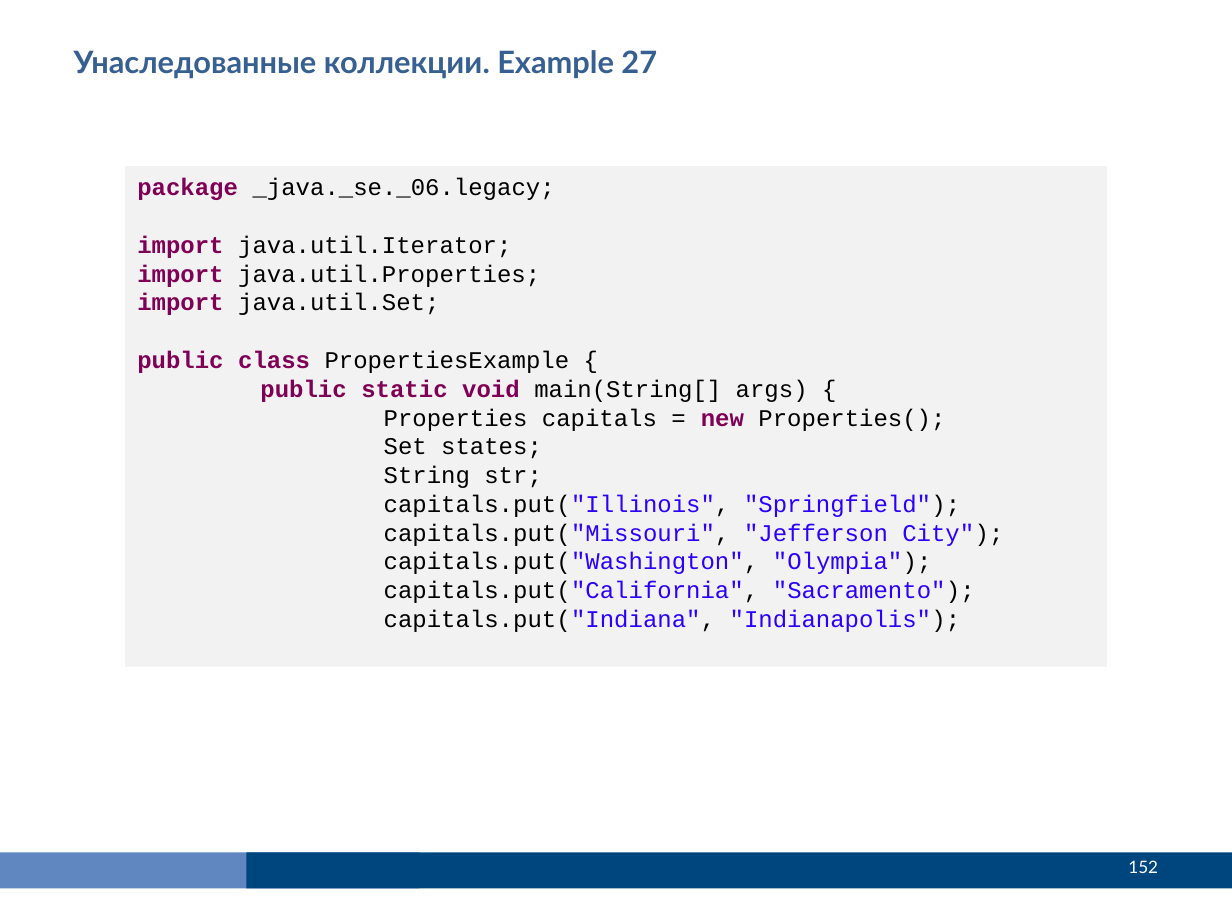
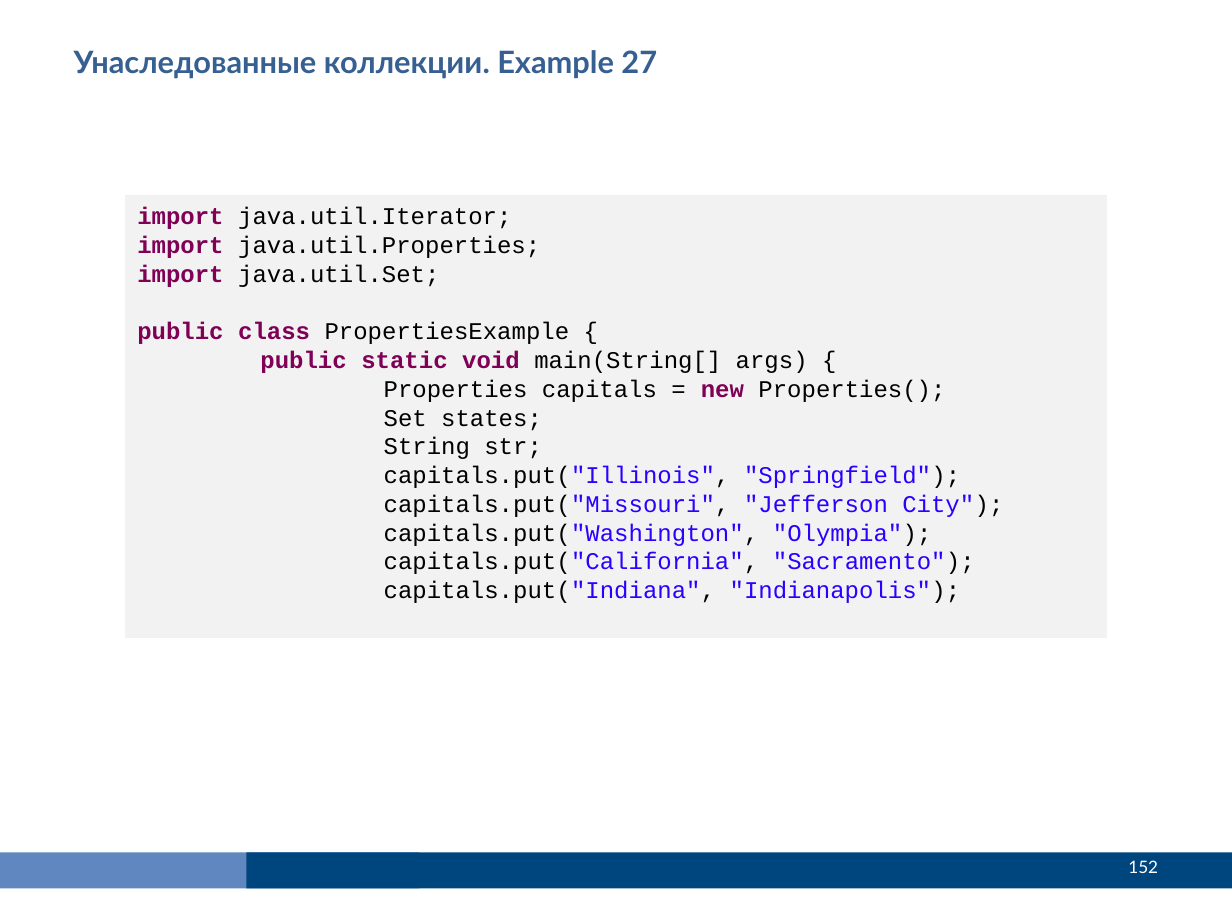
Before and after one commit to Vyacheslav2023/javase0111, a slide deck: slide 152 of presentation/JavaSE114Коллекции.pptx. Drawn at 1232x924 pixels with LibreOffice and Linux fonts; fonts in the diff are those of the drawing. Boxes give left, top, right and bottom in pixels: in the first picture for what was removed or moved away, otherwise in the second. Text is boxed around its words. In the diff, an @@ line names an element or a change of style, - is before the commit and + after.

```diff
--- a/presentation/JavaSE114Коллекции.pptx
+++ b/presentation/JavaSE114Коллекции.pptx
@@ text in rectangle at (137,178,555,200): paragraph removed @@
-package _java._se._06.legacy;
@@ rectangle "import java.util.Iterator;": place and size @@
-rectangle "import java.util.Iterator;" at (126,166,1108,667)
+rectangle "import java.util.Iterator;" at (126,195,1108,638)
```
Also in this commit, not shown: 11 other slides changed, 50 other files.
